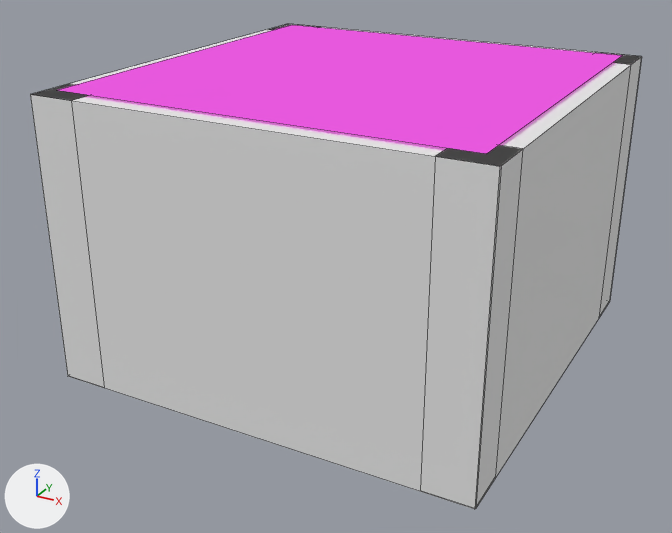
Before and after pictures for a commit that changed the Blender file assets/room.blend.
Rendered twice from a 50 mm lens placed at (17.0, -33.1, 19.8), pointed at (-0.5, -1.3, 3.9). Lighting does not change. The marker at lower left points along +X, +Y and +Z. Mesh edges are drawn as thin lines.
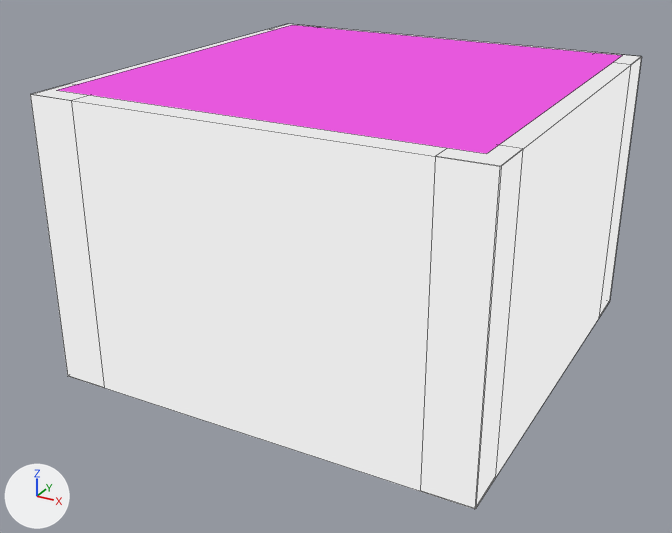
Commit message: Basic material for room

Where the change shows, as pixel boxes (x1, y1, x2, y2) in the pictures (672 x 533 px):
'Cube.002', surface changed (grey to white)
    both: (30, 85, 520, 509)
'Cube', surface changed (grey to white)
    both: (436, 52, 642, 509)
'Cube.001', surface changed (grey to white)
    both: (30, 24, 315, 101)

Edits to the bpy script that builds the scene:
```text
Change mat_material:
    where n0 = _N.new('ShaderNodeOutputMaterial'); n0.name = 'Material Output'
    remove n1 = _N.new('ShaderNodeBsdfDiffuse'); n1.name = 'Diffuse BSDF'
    remove _L.new(n1.outputs[0], n0.inputs[0])  # 'BSDF' to 'Surface'
    add n2 = _N.new('ShaderNodeBackground'); n2.name = 'Background'
    add _L.new(n2.outputs[0], n0.inputs[0])  # 'Background' to 'Surface'
Change mat_material_001:
    where n0 = _N.new('ShaderNodeOutputMaterial'); n0.name = 'Material Output'
    remove n1 = _N.new('ShaderNodeBsdfDiffuse'); n1.name = 'Diffuse BSDF'
    remove _L.new(n1.outputs[0], n0.inputs[0])  # 'BSDF' to 'Surface'
    add n2 = _N.new('ShaderNodeBackground'); n2.name = 'Background'
    add _L.new(n2.outputs[0], n0.inputs[0])  # 'Background' to 'Surface'
Change mat_material_002:
    where n0 = _N.new('ShaderNodeOutputMaterial'); n0.name = 'Material Output'
    remove n1 = _N.new('ShaderNodeBsdfDiffuse'); n1.name = 'Diffuse BSDF'
    remove _L.new(n1.outputs[0], n0.inputs[0])  # 'BSDF' to 'Surface'
    add n2 = _N.new('ShaderNodeBackground'); n2.name = 'Background'
    add _L.new(n2.outputs[0], n0.inputs[0])  # 'Background' to 'Surface'
```
